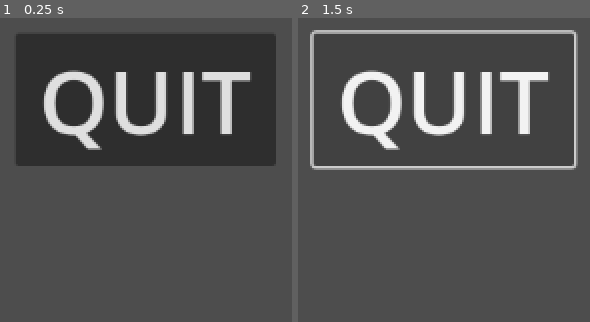
Above: before the commit, frames 1-2 (left to right).
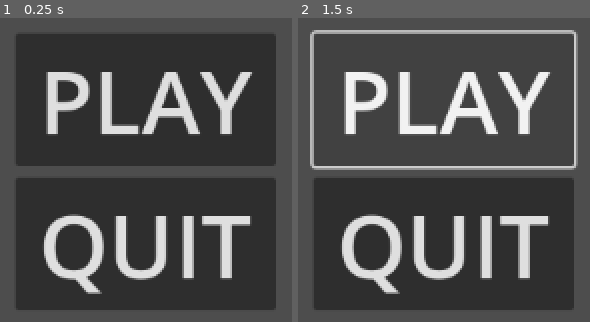
Above: after the commit, the same moments.

Repository: RuiJiang-A/2d-platformer
Game: Godot game, scene res://Scenes/entry.tscn
Same seed, same stepped clock (60 frames per second), same inputs: the game is played once before the commit and once after it. Before the commit the project starts from res://Scenes/main.tscn.
Inputs (mouse positions are in pixels of both pictures, inside the frame that each line leads up to):
- Up to frame 1 (0.25 s): no input
- Up to frame 2 (1.5 s): click (444, 100) at 0.5 s, where only the run after the commit has a clickable "PLAY"; click (444, 100) at 1.25 s, where only the run after the commit has a clickable "PLAY"

The runs differ from the first frame. In frame 1, 45% of the frame differs, in the area x 5-95%, y 17-97%; in frame 2, 45%.

Commit message:
Add play button, rename 'Main' scene to 'entry', and add 'level_1' scene.

Diff:
--- /dev/null
+++ b/game/Scenes/entry.tscn
@@ -0,0 +1,21 @@
+[gd_scene format=3 uid="uid://e4o38e078ltb"]
+
+[node name="root" type="Node2D"]
+
+[node name="Entry Controller" type="EntryController" parent="."]
+
+[node name="Button_Play" type="Button" parent="Entry Controller"]
+offset_left = 24.0
+offset_top = 24.0
+offset_right = 212.0
+offset_bottom = 120.0
+theme_override_font_sizes/font_size = 64
+text = "PLAY"
+
+[node name="Button_Quit" type="Button" parent="Entry Controller"]
+offset_left = 24.0
+offset_top = 128.0
+offset_right = 212.0
+offset_bottom = 224.0
+theme_override_font_sizes/font_size = 64
+text = "QUIT"
--- /dev/null
+++ b/game/Scenes/level_1.tscn
@@ -0,0 +1,3 @@
+[gd_scene format=3 uid="uid://cbcbw00x1xky0"]
+
+[node name="Node2D" type="Node2D"]
--- a/game/Scenes/main.tscn
+++ /dev/null
@@ -1,21 +0,0 @@
-[gd_scene format=3 uid="uid://e4o38e078ltb"]
-
-[node name="root" type="Node2D"]
-
-[node name="Entry Controller" type="EntryController" parent="."]
-_import_path = NodePath("")
-unique_name_in_owner = false
-process_mode = 0
-process_priority = 0
-process_physics_priority = 0
-process_thread_group = 0
-editor_description = ""
-script = null
-
-[node name="Button_Quit" type="Button" parent="Entry Controller"]
-offset_left = 24.0
-offset_top = 24.0
-offset_right = 212.0
-offset_bottom = 120.0
-theme_override_font_sizes/font_size = 64
-text = "QUIT"
--- a/game/project.godot
+++ b/game/project.godot
@@ -11,7 +11,7 @@
 [application]
 
 config/name="2D Platformer"
-run/main_scene="res://scenes/main.tscn"
+run/main_scene="res://scenes/entry.tscn"
 config/features=PackedStringArray("4.2", "Forward Plus")
 config/icon="res://icon.svg"
 
Not shown, changed: .sconsign.dblite
Not shown, added: src/Entry Controller/EntryController.cpp
Not shown, added: src/Entry Controller/EntryController.h
Not shown, added: src/Entry Controller/EntryController.windows.template_debug.x86_64.obj
Not shown, removed: src/EntryController/EntryController.cpp
Not shown, removed: src/EntryController/EntryController.h
Not shown, removed: src/EntryController/EntryController.windows.template_debug.x86_64.obj
Not shown, changed: src/register_types.cpp
Not shown, changed: src/register_types.windows.template_debug.x86_64.obj
